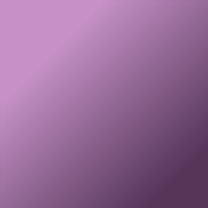
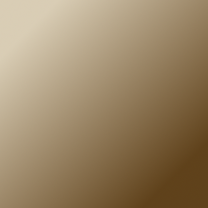
Layer changes from the first 208x208 image to the second:
hid group "Result: Overlay" (10 layers) over [1, 1, 208, 208]
hid "Background: Additional Output copy" over [1, 2, 208, 208]
hid "Background: Additional Output", painted on it over [0, 0, 208, 208]
showed "Background: Main" over [0, 0, 208, 208]
added layer "Pasted Layer #13" in group "Patterns" over [35, 32, 175, 175]
hid "Runic Paper" over [24, 36, 184, 173]
